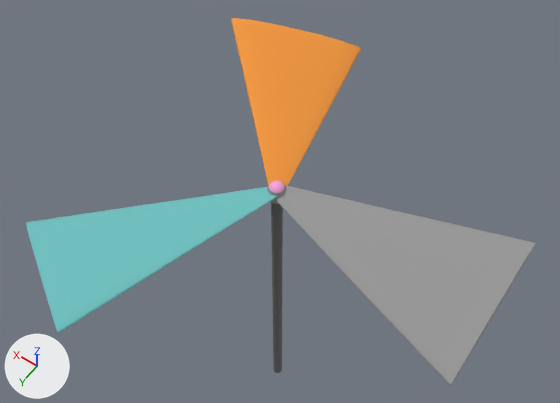
One commit to the glTF model helicopter.gltf: the scene before it, then after it.
Before and after are seen from a 50 mm lens placed at (-0.719, 0.992, 1.521), pointed at (0.108, -0.165, -0.297). The axes (+X, +Y, +Z) are drawn at lower left. The lights are the same throughout. Where no turn or scale is listed for an object, it has been applied to the vertices.

The first picture shows 'prop1', 'prop3', 'props2', 'shaft'.
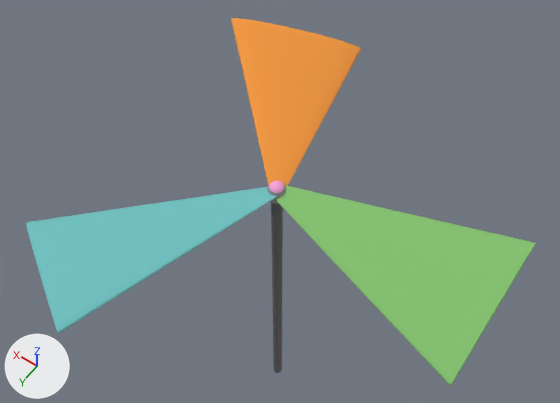
Changed parts and their boxes (x1, y1, x2, y2) in the pictures (560 x 403 px):
'prop1', recoloured (grey to green): (275, 185, 536, 386) in both

Edits to the bpy script that builds the scene:
```text
Change mat_material_0:
    mat_material_0.base_color: (0.319, 0.319, 0.319) -> (0.235, 0.539, 0.162)  # grey #999999 -> green #85c270
```
